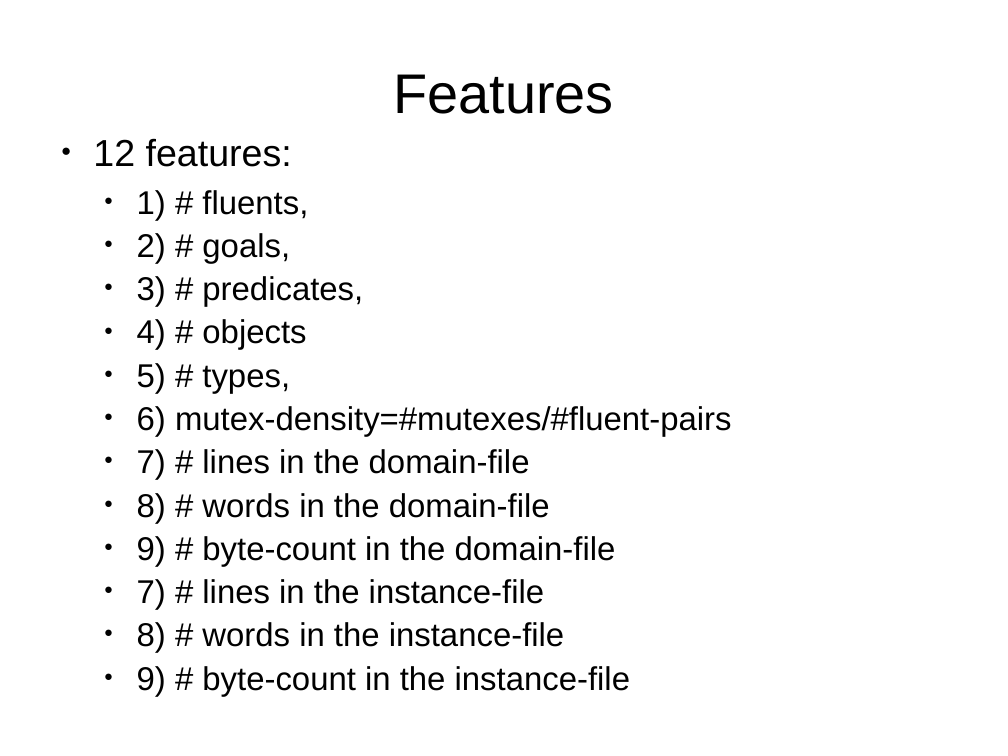
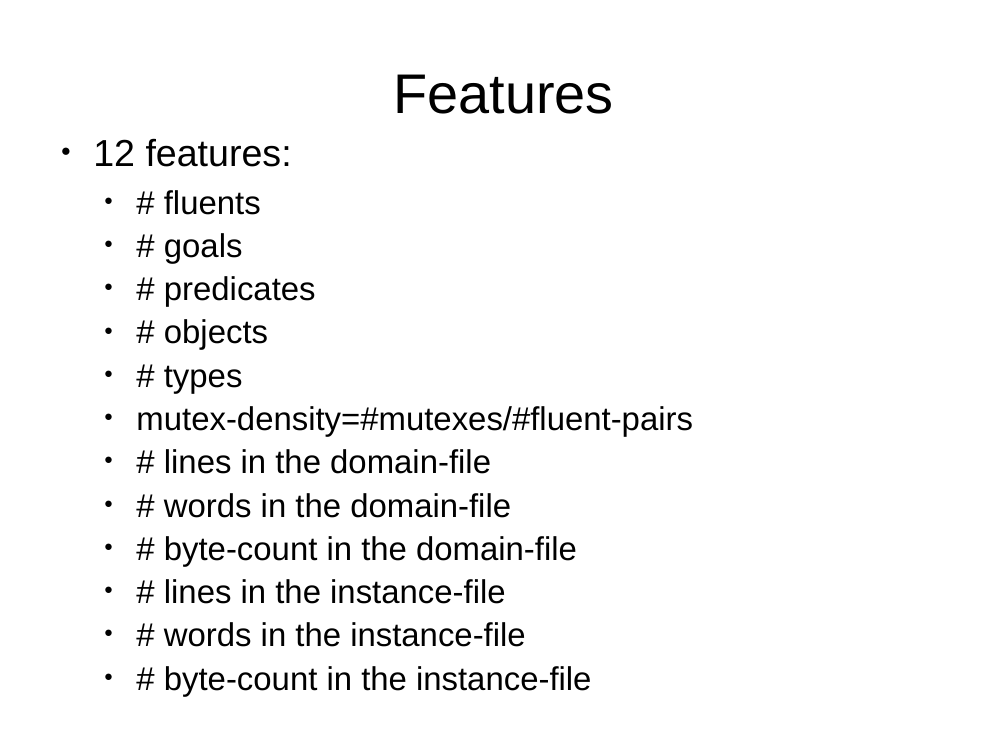
Before and after one commit to nojhan/descarwin, a slide deck: slide 14 of papers/GECCO2011/gecco2011brendelschoenauer/lao-gecco.ppt (slide 11 before the commit). Drawn at 1008x756 pixels with LibreOffice and Linux fonts; fonts in the diff are those of the drawing. Boxes give left, top, right and bottom in pixels: in the first picture for what was removed or moved away, otherwise in the second. Text is boxed around its words. In the diff, an @@ line names an element or a change of style, - is before the commit and + after.

```diff
--- a/papers/GECCO2011/gecco2011brendelschoenauer/lao-gecco.ppt
+++ b/papers/GECCO2011/gecco2011brendelschoenauer/lao-gecco.ppt
@@ text at [136, 190, 693, 696]: text changed @@
-  ● 1) # fluents,
-  ● 2) # goals,
-  ● 3) # predicates,
-  ● 4) # objects
-  ● 5) # types,
-  ● 6) mutex-density=#mutexes/#fluent-pairs
-  ● 7) # lines in the domain-file
-  ● 8) # words in the domain-file
-  ● 9) # byte-count in the domain-file
-  ● 7) # lines in the instance-file
-  ● 8) # words in the instance-file
-  ● 9) # byte-count in the instance-file
+  ● # fluents
+  ● # goals
+  ● # predicates
+  ● # objects
+  ● # types
+  ● mutex-density=#mutexes/#fluent-pairs
+  ● # lines in the domain-file
+  ● # words in the domain-file
+  ● # byte-count in the domain-file
+  ● # lines in the instance-file
+  ● # words in the instance-file
+  ● # byte-count in the instance-file
```
Also in this commit, not shown: 11 other slides changed, 4 slides added.
